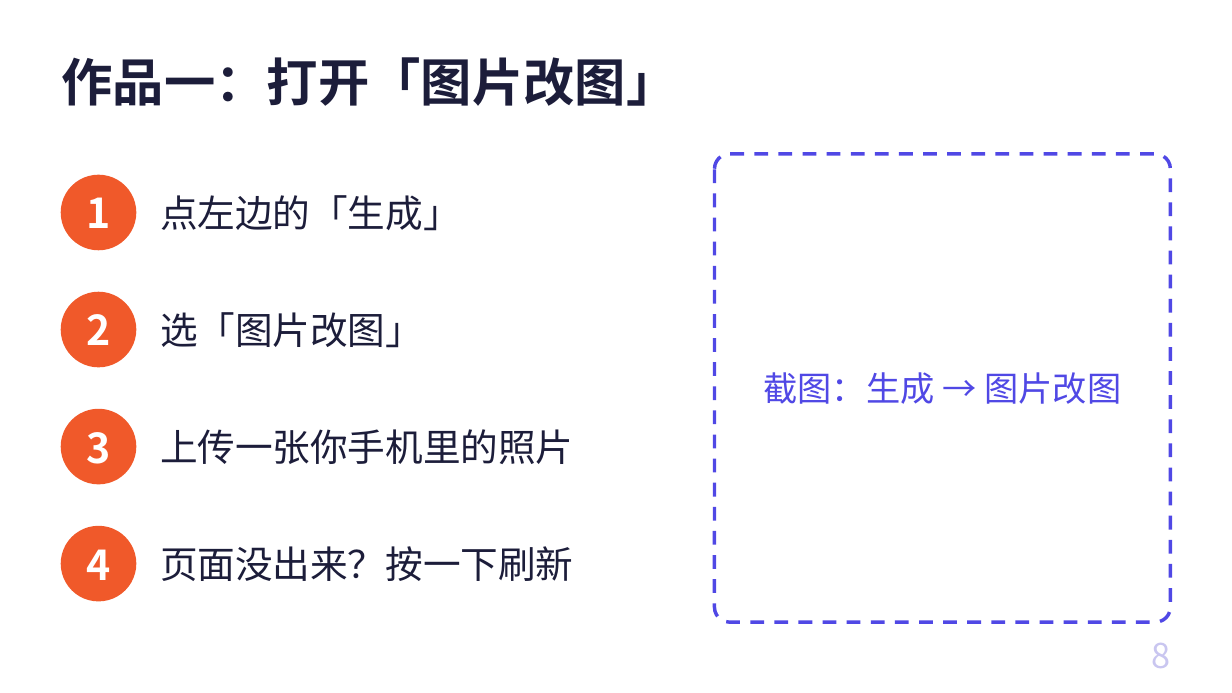
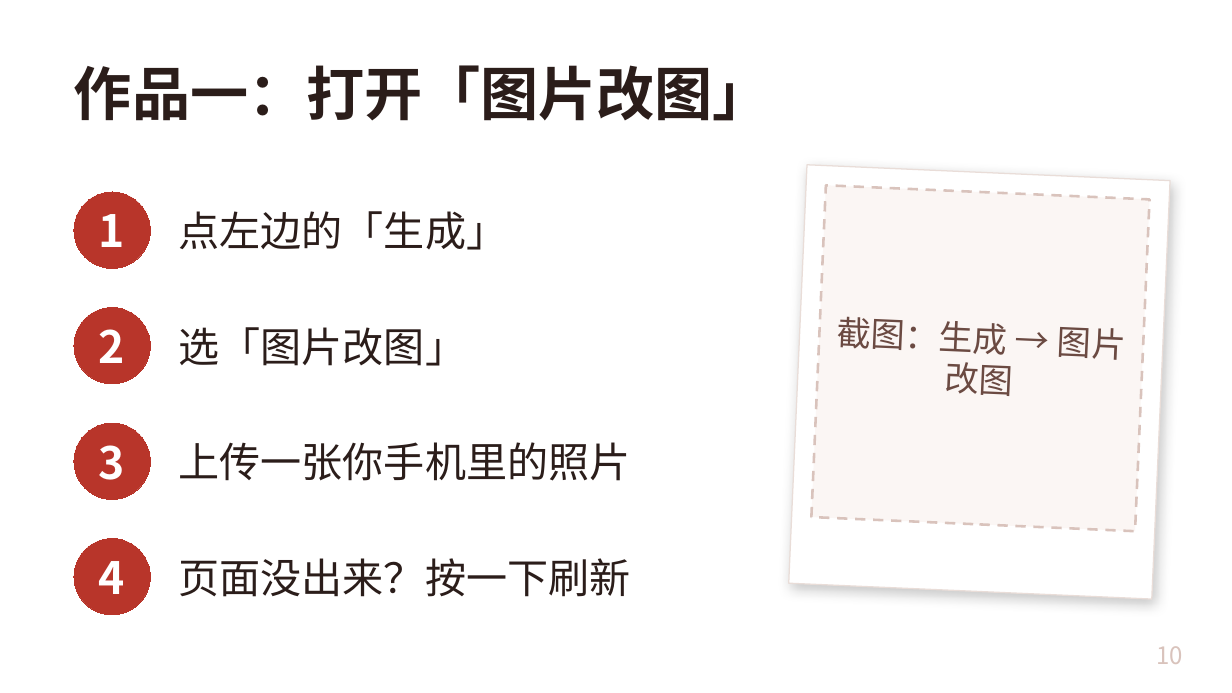
Before and after one commit to freyhuang-11/thinknova-memory, a slide deck: slide 10 of courses/CC长者课_AI情绪焕新/AI情绪焕新_长者课.pptx (slide 8 before the commit). Drawn at 1232x693 pixels with LibreOffice and Linux fonts; fonts in the diff are those of the drawing. Boxes give left, top, right and bottom in pixels: in the first picture for what was removed or moved away, otherwise in the second. Text is boxed around its words. In the diff, an @@ line names an element or a change of style, - is before the commit and + after.

```diff
--- a/courses/CC长者课_AI情绪焕新/AI情绪焕新_长者课.pptx
+++ b/courses/CC长者课_AI情绪焕新/AI情绪焕新_长者课.pptx
@@ title "作品一：打开「图片改图」" moved from (x1=62, y1=57, x2=678, y2=106) to (x1=74, y1=65, x2=771, y2=121) @@
@@ title "作品一：打开「图片改图」" at (x1=74, y1=65, x2=771, y2=121): size 30 to 34 pt, text colour #1C1D3A to #2B1D1A @@
@@ ellipse removed at (x1=62, y1=176, x2=136, y2=250) @@
@@ size 22 to 24 pt, text colour #1C1D3A to #2B1D1A in 4 elements at (x1=179, y1=558, x2=631, y2=597), (x1=179, y1=442, x2=631, y2=481), (x1=179, y1=327, x2=466, y2=366), (x1=179, y1=211, x2=508, y2=250) @@
@@ text "点左边的「生成」" moved from (x1=160, y1=195, x2=461, y2=231) to (x1=179, y1=211, x2=508, y2=250) @@
@@ rounded rectangle removed at (x1=715, y1=154, x2=1170, y2=622) @@
@@ rectangle added at (x1=788, y1=165, x2=1170, y2=599), fill #FFFFFF, outline #E9DDD8 0.75 pt @@
@@ size 24 to 26 pt; fill none to #B8352A; outline none to #B8352A 0.75 pt in 4 elements at (x1=74, y1=538, x2=150, y2=615), (x1=74, y1=423, x2=150, y2=499), (x1=74, y1=308, x2=150, y2=384), (x1=74, y1=192, x2=150, y2=269) @@
@@ 3 ellipses moved together from (x1=86, y1=197, x2=110, y2=464) to (x1=74, y1=192, x2=150, y2=499) @@
@@ rectangle "截图：生成 → 图片改图" at (x1=811, y1=185, x2=1149, y2=532): text colour #5048E5 to #6B4A42; fill none to #FBF6F4; outline none to #D9C3BC 1.5 pt dashed; rotation 0 to 2 degrees @@
@@ ellipse removed at (x1=62, y1=293, x2=136, y2=367) @@
@@ text "选「图片改图」" moved from (x1=160, y1=312, x2=423, y2=348) to (x1=179, y1=327, x2=466, y2=366) @@
@@ ellipse removed at (x1=62, y1=410, x2=136, y2=484) @@
@@ text "上传一张你手机里的照片" moved from (x1=160, y1=429, x2=573, y2=464) to (x1=179, y1=442, x2=631, y2=481) @@
@@ ellipse removed at (x1=62, y1=527, x2=136, y2=601) @@
@@ ellipse "4" resized from (x1=86, y1=549, x2=110, y2=580) to (x1=74, y1=538, x2=150, y2=615) @@
@@ text "页面没出来？按一下刷新" moved from (x1=160, y1=546, x2=573, y2=581) to (x1=179, y1=558, x2=631, y2=597) @@
@@ page number removed at (x1=1152, y1=643, x2=1171, y2=668) @@
-8
@@ page number added at (x1=1156, y1=646, x2=1183, y2=664), 14 pt, text #D9C3BC @@
+10
```
Also in this commit, not shown: 26 other slides changed, 7 slides added, 4 slides removed, 8 other files.
